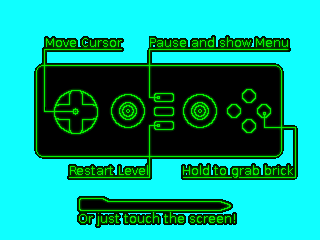
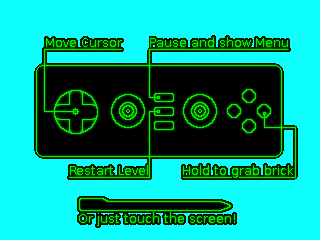
Layers edited between the first and the second (320, 240) image:
moved "Lag #2" above "Stylus #1", painted on it over [147, 105, 172, 130]
